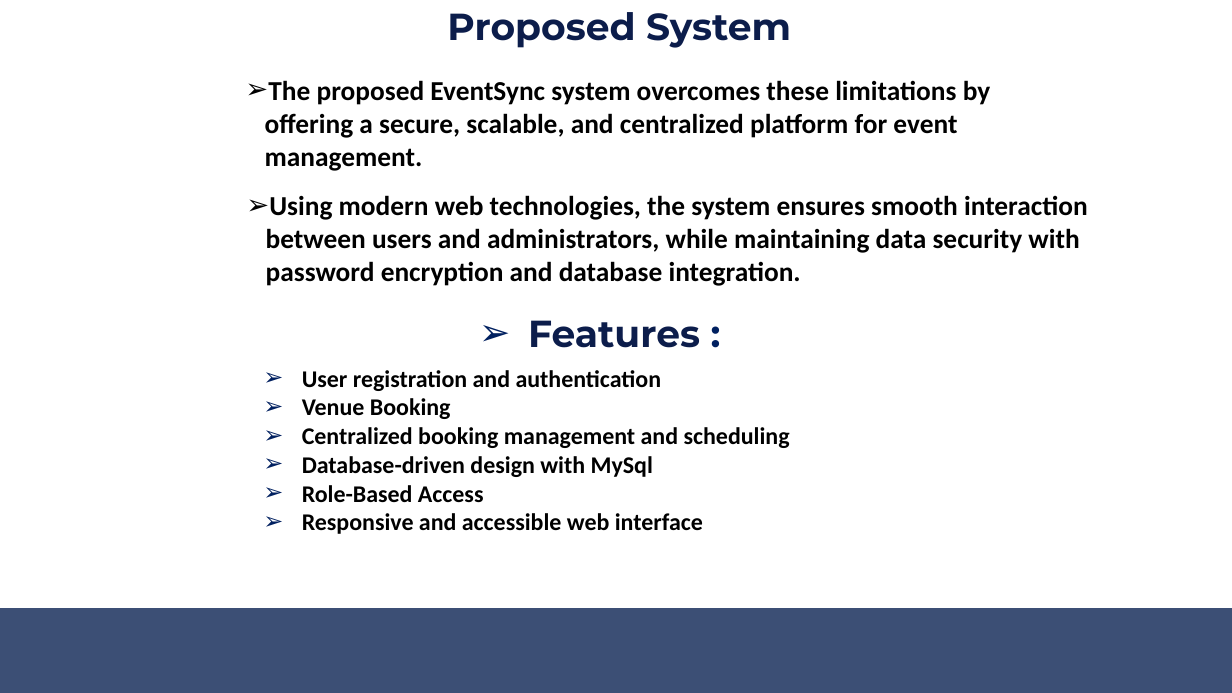
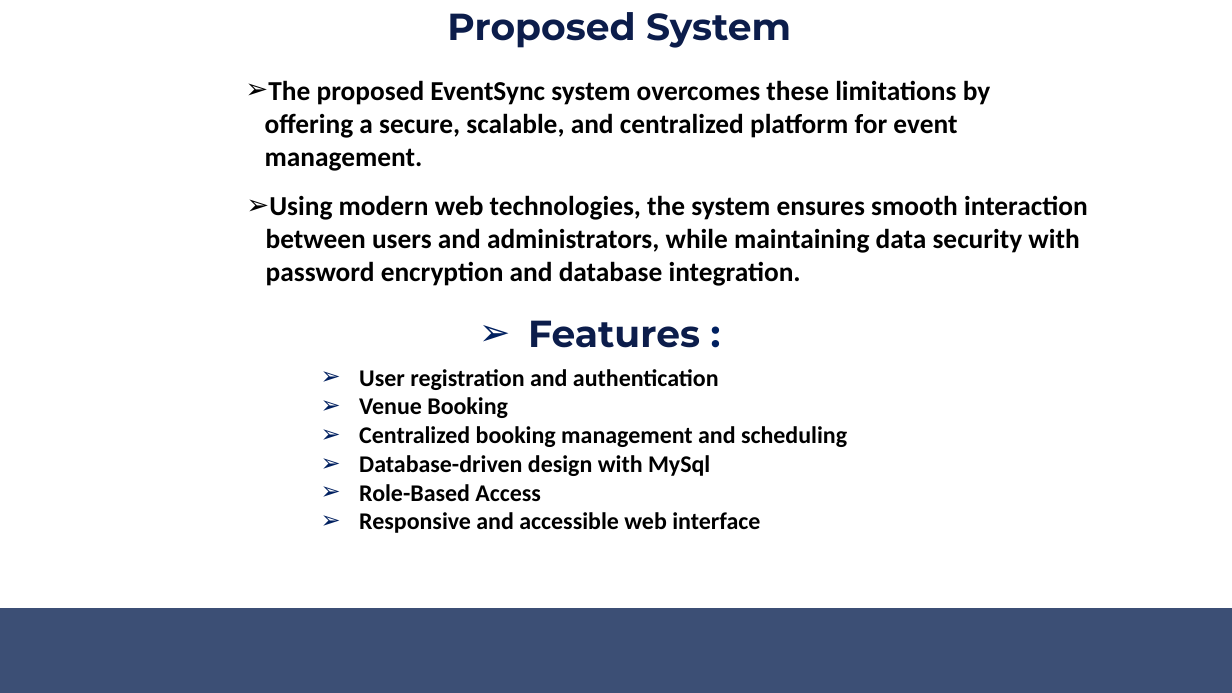
Before and after one commit to fahad-cpp/EventSync, a slide deck: slide 6 of Presentation/EventSync(Final Reporting).pptx. Drawn at 1232x693 pixels with LibreOffice and Linux fonts; fonts in the diff are those of the drawing. Boxes give left, top, right and bottom in pixels: in the first picture for what was removed or moved away, otherwise in the second. Text is boxed around its words. In the diff, an @@ line names an element or a change of style, - is before the commit and + after.

```diff
--- a/Presentation/EventSync(Final Reporting).pptx
+++ b/Presentation/EventSync(Final Reporting).pptx
@@ text "User registration and authentication" moved from (x1=302, y1=370, x2=790, y2=534) to (x1=359, y1=369, x2=847, y2=533) @@
```
Also in this commit, not shown: 8 other slides changed, 2 slides added, 2 slides removed, 4 other files.
